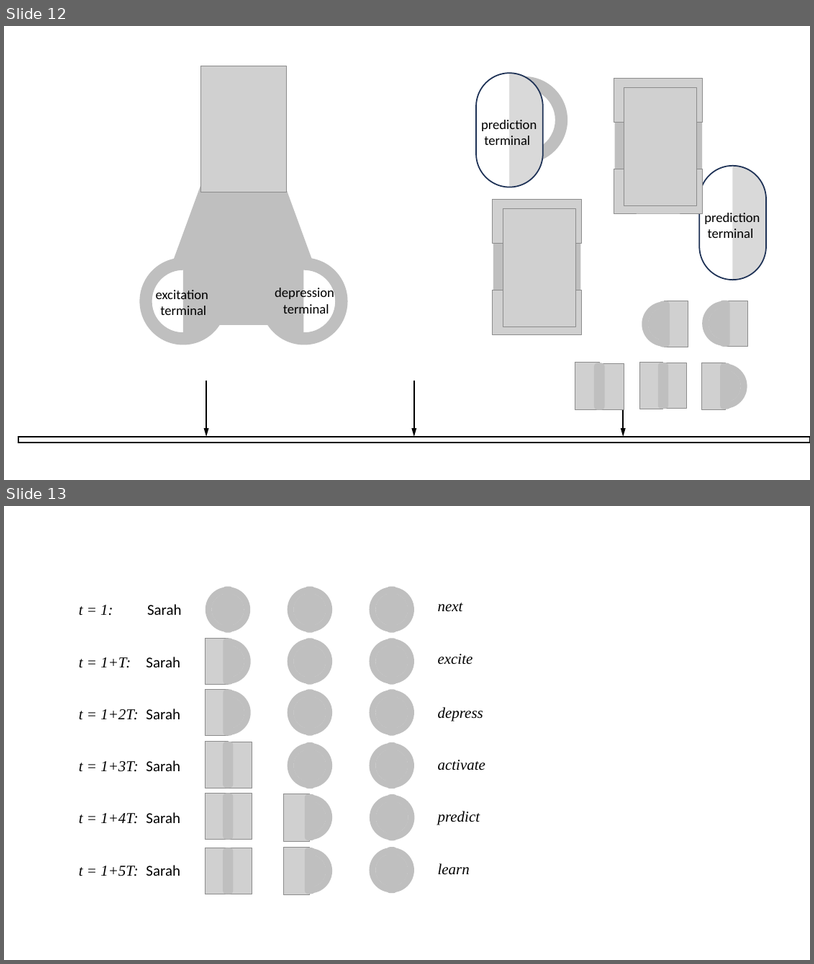
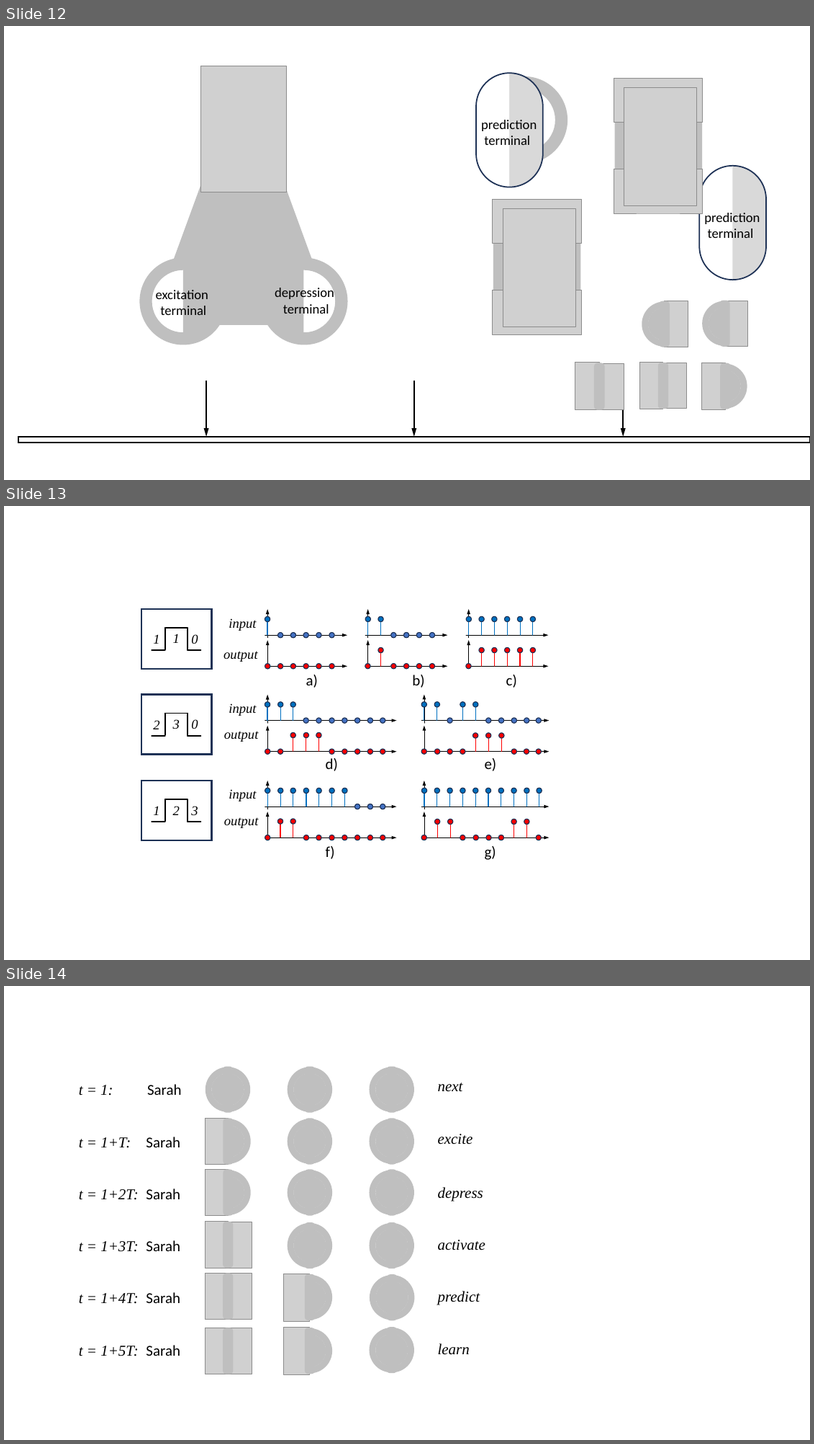
Before and after one commit to ihux/neural-study, a slide deck: paper/Neurotron/Neurotron - Images.pptx. Shown one above the other, each under a label of ours: slides 12 and 13 before the commit, slides 12, 13 and 14 after it. The pictures are 814x964 and 814x1444 pixels, drawn with LibreOffice and Linux fonts; fonts in the diff are those of the drawing; grey boxes stand for pictures. Boxes give left, top, right and bottom in pixels: in the first picture for what was removed or moved away, otherwise in the second. Text is boxed around its words. In the diff, an @@ line names an element or a change of style, - is before the commit and + after.

```diff
--- a/paper/Neurotron/Neurotron - Images.pptx
+++ b/paper/Neurotron/Neurotron - Images.pptx
@@ slide 13 added at <box>4,506,810,960</box>, background #FFFFFF @@
@@ group added at <box>142,602,558,860</box>: 116 ellipses, 67 lines, 28 arrows, 22 texts, 3 rectangles @@
+input
+1
+1
+0
+output
+2
+3
+0
+input
+output
+1
+2
+3
+input
+output
+a)
+b)
+c)
+d)
+e)
+f)
+g)
@@ what was slide 13 is now slide 14 @@
```
Also in this commit, not shown: 1 slide changed, 1 other file.
